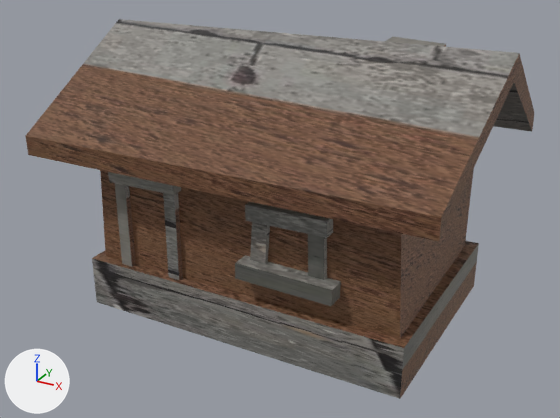
The glTF model objects/models/house.glb, before and after one commit.
One viewpoint serves both versions: a camera (50 mm lens) standing at (6.07, -10.4, 6.4) and looking at (-0.03, 0.7, 0.85). Lighting does not change. The marker at lower left points along +X, +Y and +Z. Vertices at the same position are counted once.

Names of what the first picture shows: 'House'.
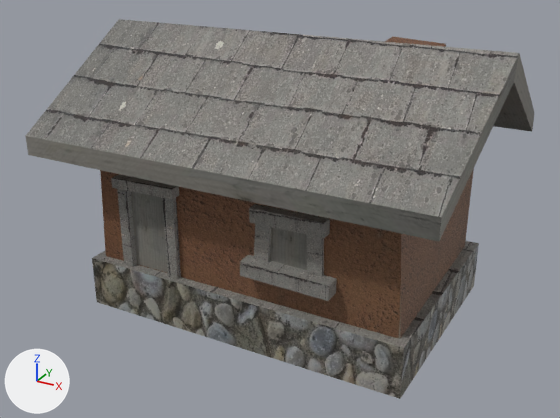
Patch to the scene script:
```diff
--- a/objects/models/house.glb.py
+++ b/objects/models/house.glb.py
@@ me_cube_013 @@
 # used by ob_house; location = (0.0, 0.0, 0.0)
-me_cube_013.from_pydata(...)  # 140 vertices, 224 faces; spans x -3.8..3.71, y -1.44..3.42, z -1.02..3.95
+me_cube_013.from_pydata(...)  # 154 vertices, 252 faces; spans x -3.8..3.71, y -1.44..3.42, z -1.02..3.95
+# me_cube_013 part 1
+# 6 faces are deleted
+# 3 vertices in x -1.13..-1.06, y -1.01..-0.91, z 1.54..1.56 move by (-0.04, 0.01, -0.1)
+# 89 vertices move from x -3.06..1.86, y -1.11..1.73, z -0.11..2.93 to x -3.03..1.79, y -1.07..1.67, z -0.1..2.87
+# 14 vertices are added at x -2.8..1.33, y -0.8..1.31, z -0.09..2.65
+# 34 new faces join them
+# me_cube_013 part 2: 216 kept faces spanning x -3.8..3.71, y -1.44..3.42, z -1.02..3.95 get new texture (UV) coordinates
 me_cube_013.materials.append(mat_material_002)
```

What differs and where, as boxes (x1, y1, x2, y2) in the pictures (560 x 418 px):
part 1 of me_cube_013, built on: (100, 170, 401, 339) in both
part 2 of me_cube_013, surface changed (brown to grey): (26, 19, 534, 399) in both
